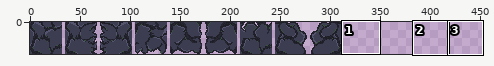
Two versions of one sprite sheet, MAGD487_Project_Editor/Assets/Art/Cave_Tiles-Sheet.png. The first picture is a wide view before the edit; the outline marks the close-up.
Close-up. The starting point:
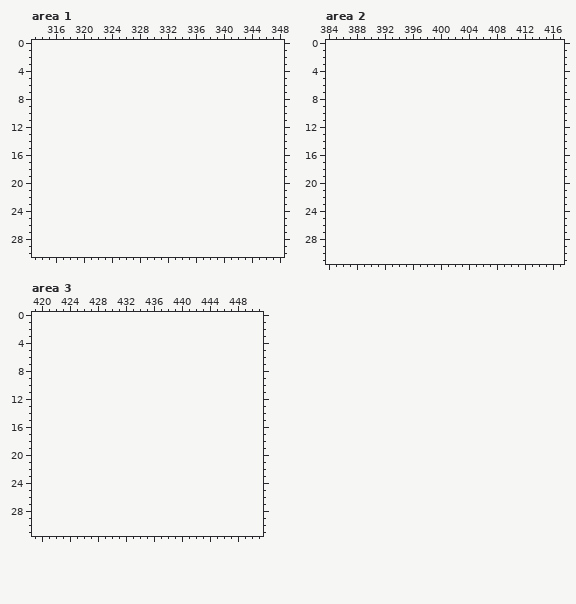
The file is 312x32 pixels. Shown: area 1: x 313..348, y 0..30; area 2: x 384..417, y 0..31; area 3: x 419..451, y 0..31. The old version is drawn lined up with the new one, on the new canvas. The commit also changed other parts of the picture, which this record leaves out.
Palette (. is transparent): 
Once edited:
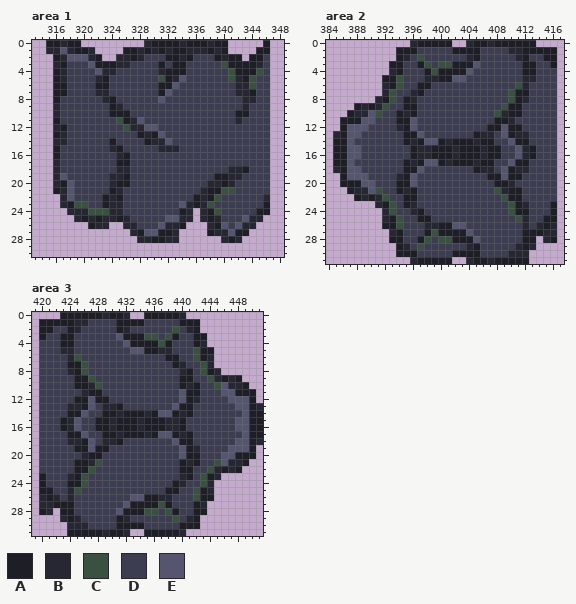
Colours new in this view: A #1e1e26  B #272733  C #3a5141  D #3d3d51  E #55556f
Diff:
canvas 312x32 -> 452x32
Changed rows in their new state; - is an unchanged pixel.
Area 1:
first column x 315:
 0 AABAA---------BAAAABAAABAA-----A
 1 BBEBAAB----AABABABAABBBABA----AA
 2 -ABEEEBA--BBABDDDAABADDDABAA-AAD
 3 -BADDDEAAABBDDDDADAADDDDDCAAAABD
 4 -ABDDDDEBBDDDDDDBAAADDDDDDCAAACD
 5 -ABDDDDBADDDDDDDCABEDDDDDDCBACDD
 6 -AADDDDAADDDDDDDAAEDDDDDDDDBBCDD
 7 -AADDDDBBDDDDDDDAEDDDDDDDDDBBADD
 8 -ADDDDDDBADDDDDDEDDDDDDDDDDDBBDD
 9 -BDDDDDDDABDDDDDDDDDDDDDDDDDBDDD
10 -BDDDDDDDAAADDDDDDDDDDDDDDDAADDD
11 -ADDDDDDDDCABEDDDDDDDDDDDDDBDDDD
12 -BADDDDDDDDCBBEEDDDDDDDDDDDDDDDD
13 -ABDDDDDDDDDDABAEDDDDDDDDDDDDDDD
14 -BBDDDDDDADDDDABBEDDDDDDDDDDDDDD
15 -ADDDDDDDBADDDDDBBBDDDDDDDDDDDDD
16 -ADDDDDDDDBADDDDDDDDDDDDDDDDDDDD
17 -BDDDDDDDDAADDDDDDDDDDDDDDDDDDDD
18 -BDDDDDDDDBBDDDDDDDDDDDDDDBBADDD
19 -BEDDDDDDBBADDDDDDDDDDDDAABBDDDD
20 -BAEDDDDDBAADDDDDDDDDDDBBABDDDDD
21 -ABEDDDDDABDDDDDDDDDDDBAACCDDDDD
22 --BEDDDDABADDDDDDDDDDABACDDDDDDB
23 --BACCDDABBDDDDDDDDEBABCDDDDDDDA
24 ---BBBCCCBBDDDDDDDDAB-BACDDDDDAA
25 ----BABABBABDDDDDEEBB-BABDDDEBB-
26 ------ABB--BBDDDEBBA---BAEDEBB--
27 ------------BAEEAAB----ABBEAA---
28 -------------BBAABB------BAB----
Area 2:
first column x 385:
 0 -----------BAAAAA--BAABAAAAAA---
 1 ---------AAADDDDDAAAADDDDBBAAAAA
 2 ---------ABDCDDDDDDBADDDDDBADDAA
 3 --------AADDACDCCAAAEDDDDDDAADDA
 4 --------BADDDACAAAAEDDDDDDDAADDD
 5 -------AACDDDBBAAEEDDDDDDDDBBDDD
 6 -------BACDDAADDDDDDDDDDDDCBDDDD
 7 -------BCDDBADDDDDDDDDDDDCAADDDD
 8 ------BACDABDDDDDDDDDDDDDCABDDDD
 9 ---ABABCDDAADDDDDDDDDDDDCAADDDDD
10 --ABBECDDABADDDDDDDDDDDCBAADDDDD
11 -AAAEEDDDAAEDDDDDDDDDDDAABDDDDDD
12 -AEEEDDDDBAEDDDDDDDDDDAAEAADDDDD
13 BAEEDDDDDDAAEDDDDDDDABBDEABBDDDD
14 AAEDDDDDDDABAEEABAAABAADDEAADDDD
15 AAEEDDDDDDDABBAAABAAABAADDEBADDD
16 AAEEDDDDDDDABBAAABAAABAADDEBADDD
17 AAEDDDDDDDABAEEABAAABAADDEAADDDD
18 BAEEDDDDDDAAEDDDDDDDABBDEABBDDDD
19 -AEEEDDDDBAEDDDDDDDDDDAAEAADDDDD
20 -AAAEEDDDAAEDDDDDDDDDDDAABDDDDDD
21 --ABBECDDABADDDDDDDDDDDCBAADDDDD
22 ---ABABCDDAADDDDDDDDDDDDCAADDDDD
23 ------BACDABDDDDDDDDDDDDDCABDDDA
24 -------BCDDBADDDDDDDDDDDDCAADDDA
25 -------BACDDAADDDDDDDDDDDDCBDDAA
26 -------AACDDDBBAAEEDDDDDDDDBDBAB
27 --------BADDDACAAAAEDDDDDDDAAABB
28 --------AADDACDCCAAAEDDDDDDAA-BA
29 ---------ABDCDDDDDDBADDDDDBAB---
30 ---------AAADDDDDAAAADDDDBBB----
31 -----------BAAAAA--BAABAAAAA----
Area 3:
first column x 420:
 0 ---AAAAAABAAB--AAAAAB-----------
 1 AAAAABBDDDDAAAADDDDDAAA---------
 2 AADDABDDDDDABDDDDDDCDBA---------
 3 ADDAADDDDDDEAAACCDCADDAA--------
 4 DDDAADDDDDDDEAAAACADDDAB--------
 5 DDDBBDDDDDDDDEEAABBDDDCAA-------
 6 DDDDBCDDDDDDDDDDDDAADDCAB-------
 7 DDDDAACDDDDDDDDDDDDABDDCB-------
 8 DDDDBACDDDDDDDDDDDDDBADCAB------
 9 DDDDDAACDDDDDDDDDDDDAADDCBABA---
10 DDDDDAABCDDDDDDDDDDDABADDCEBBA--
11 DDDDDDBAADDDDDDDDDDDEAADDDEEAAA-
12 DDDDDAAEAADDDDDDDDDDEABDDDDEEEA-
13 DDDDBBAEDBBADDDDDDDEAADDDDDDEEAB
14 DDDDAAEDDAABAAABAEEABADDDDDDDEAA
15 DDDABEDDAABAAABAAABBADDDDDDDEEAA
16 DDDABEDDAABAAABAAABBADDDDDDDEEAA
17 DDDDAAEDDAABAAABAEEABADDDDDDDEAA
18 DDDDBBAEDBBADDDDDDDEAADDDDDDEEAB
19 DDDDDAAEAADDDDDDDDDDEABDDDDEEEA-
20 DDDDDDBAADDDDDDDDDDDEAADDDEEAAA-
21 DDDDDAABCDDDDDDDDDDDABADDCEBBA--
22 DDDDDAACDDDDDDDDDDDDAADDCBABA---
23 ADDDBACDDDDDDDDDDDDDBADCAB------
24 ADDDAACDDDDDDDDDDDDABDDCB-------
25 AADDBCDDDDDDDDDDDDAADDCAB-------
26 BABDBDDDDDDDDEEAABBDDDCAA-------
27 BBAAADDDDDDDEAAAACADDDAB--------
28 AB-AADDDDDDEAAACCDCADDAA--------
29 ---BABDDDDDABDDDDDDCDBA---------
30 ----BBBDDDDAAAADDDDDAAA---------
31 ----AAAAABAAB--AAAAAB-----------
Where, in picture pixels (left, top, right, bottom), the same in both close-ups:
added: (46, 40, 270, 243)
added: (333, 40, 557, 264)
added: (39, 312, 263, 536)
